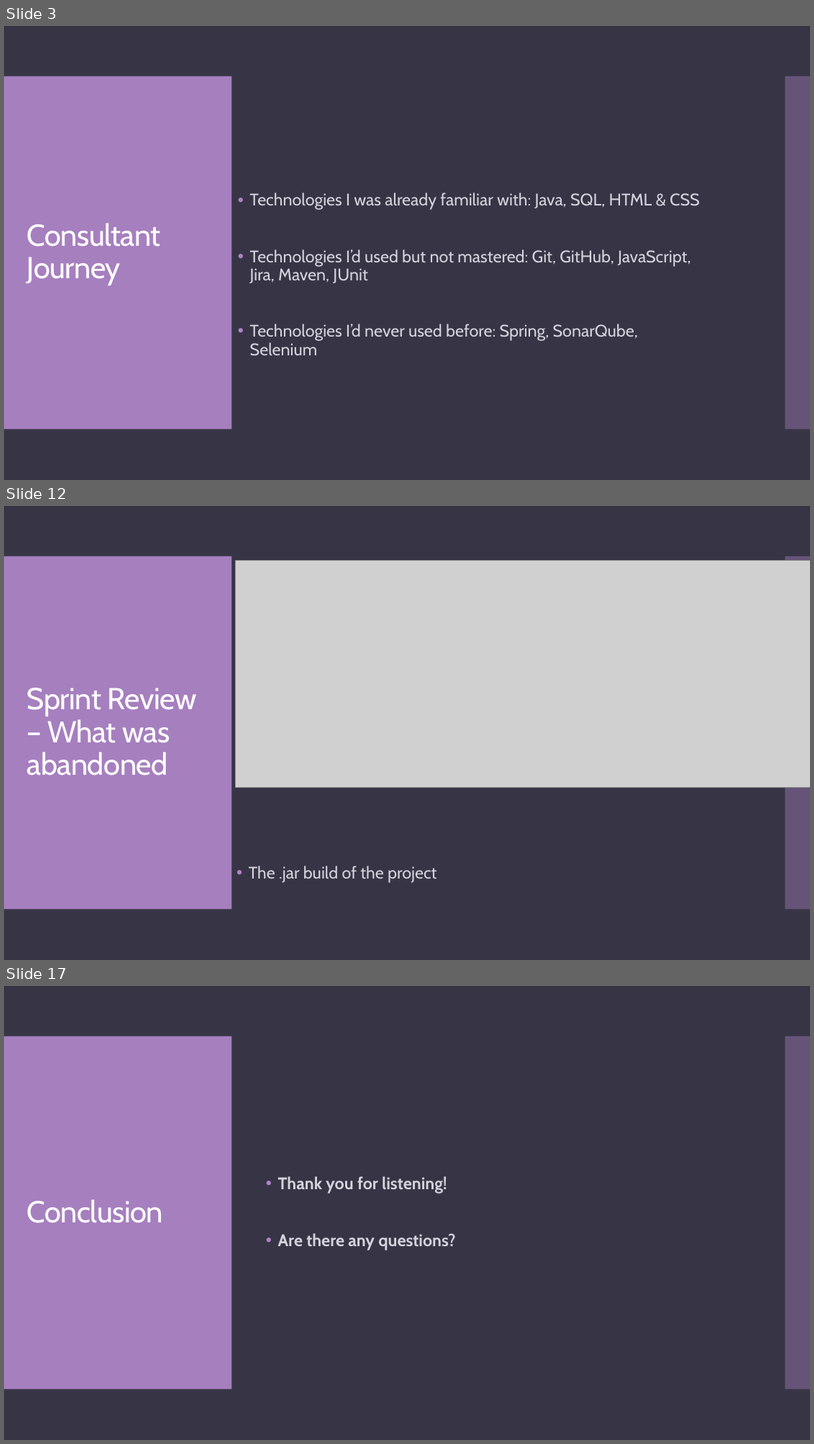
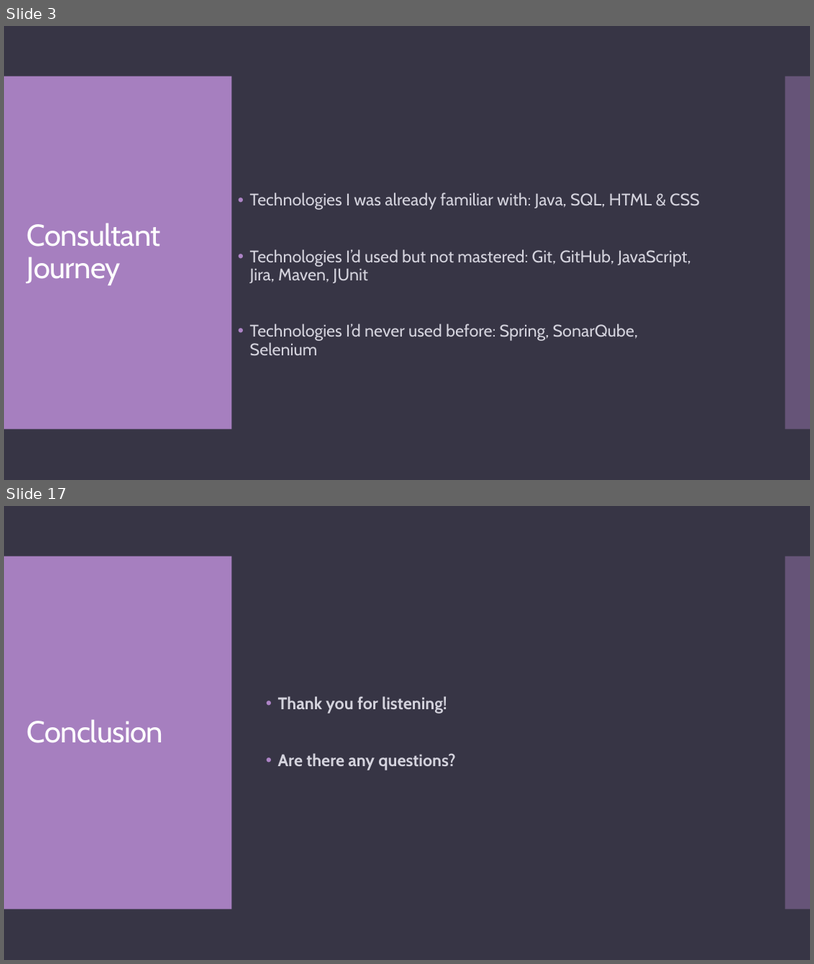
Before and after one commit to STGoodlandWork/QA-TDL-SG, a slide deck: Documentation/qa-tdl-presentation.pptx. Shown one above the other, each under a label of ours: slides 3, 12 and 17 before the commit, slides 3 and 17 after it; the slides between them are not shown. The pictures are 814x1444 and 814x964 pixels, drawn with LibreOffice and Linux fonts; fonts in the diff are those of the drawing; grey boxes stand for pictures. Boxes give left, top, right and bottom in pixels: in the first picture for what was removed or moved away, otherwise in the second. Text is boxed around its words. In the diff, an @@ line names an element or a change of style, - is before the commit and + after.

```diff
--- a/Documentation/qa-tdl-presentation.pptx
+++ b/Documentation/qa-tdl-presentation.pptx
@@ slide 12 removed at (x1=4, y1=506, x2=810, y2=960), background #373545; not listed: 2 template elements that a slide beside it also shows @@
@@ picture removed at (x1=235, y1=560, x2=810, y2=787) @@
@@ title removed at (x1=27, y1=687, x2=197, y2=775) @@
-Sprint Review – What was abandoned
@@ text removed at (x1=249, y1=865, x2=437, y2=883) @@
-• The .jar build of the project
```
Also in this commit, not shown: 13 slides changed, 1 slide added.
